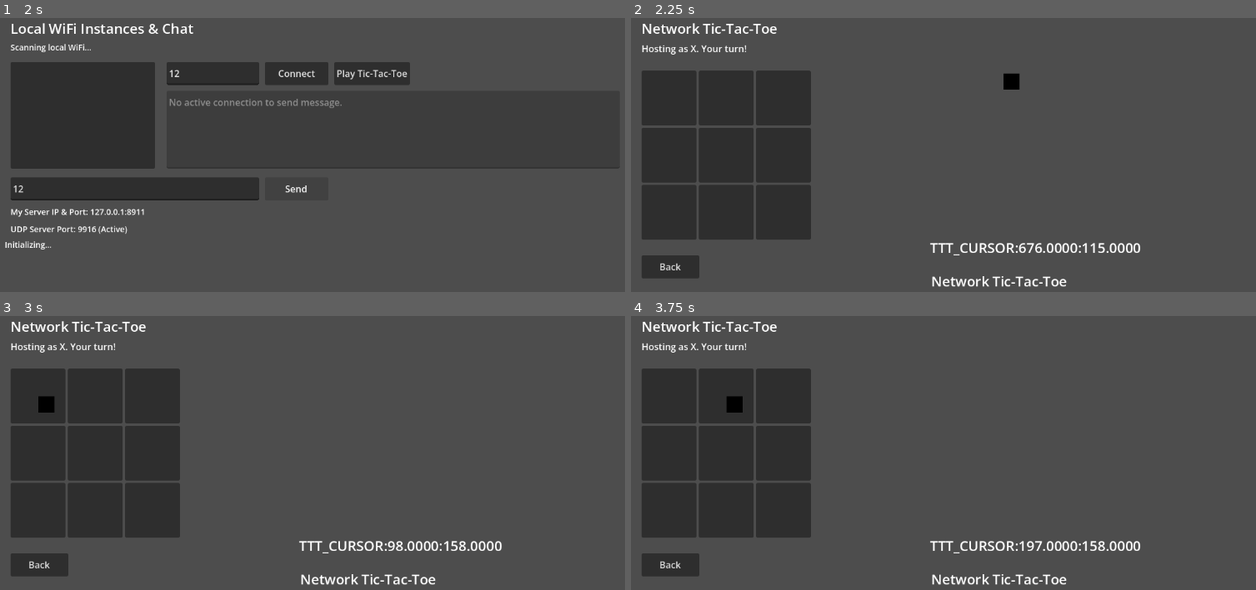
Above: before the commit, frames 1-4 (two rows, left to right).
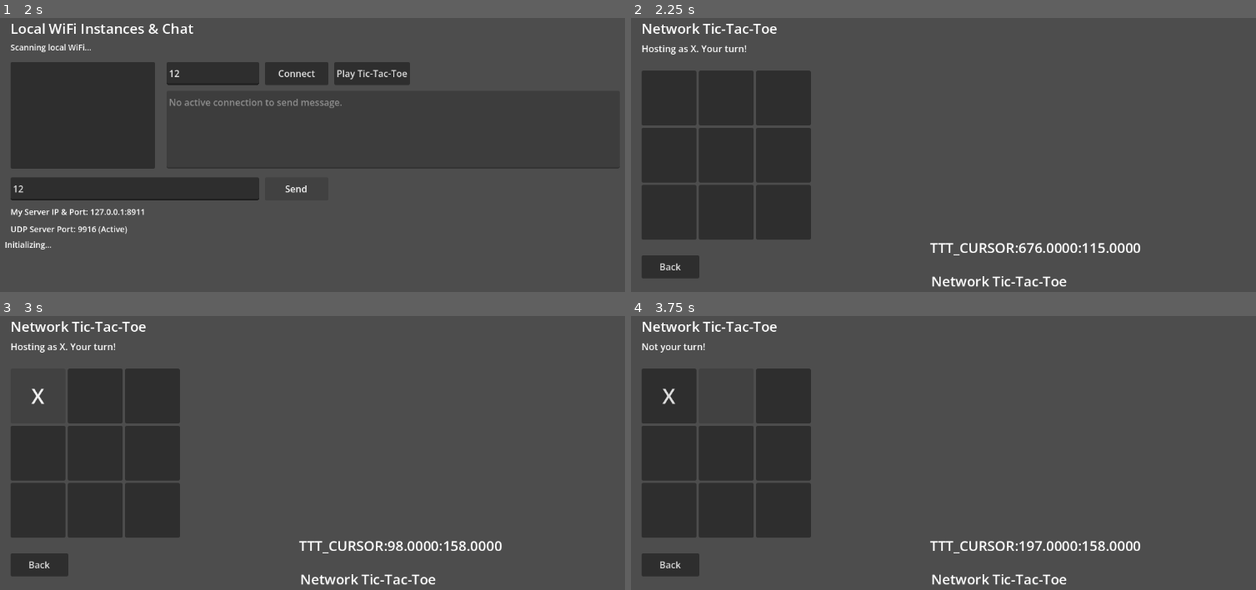
Above: after the commit, the same moments.

Repository: russjohnson09/godot-chess
Game: Godot game, scene res://wifi_scanner.tscn
The game is run twice, just before and just after one commit, with the same random seed, the same clock (stepped at 60 frames per second) and the same inputs.
Inputs (mouse positions are in pixels of both pictures, inside the frame that each line leads up to):
- Up to frame 1 (2 s): click (212, 72) at 0.52 s; type "12" at 0.6 s; click (137, 187) at 0.75 s; type "12" at 0.83 s; click "Send" at 1.25 s
- Up to frame 2 (2.25 s): click "Play Tic-Tac-Toe" at 2 s
- Up to frame 3 (3 s): click (37, 395) at 2.75 s
- Up to frame 4 (3.75 s): click (724, 395) at 3.5 s

Frame 1 is identical in both runs. In frame 2, 0.1% of the frame differs, in the area x 59-63%, y 20-27%; in frame 3, 0.2%; in frame 4, 0.4%, in the area x 2-19%, y 9-36%.

Commit message:
updates

Diff:
--- a/godot-chess/godot-chess/network_manager.gd
+++ b/godot-chess/godot-chess/network_manager.gd
@@ -79,7 +79,6 @@
 		var ip = udp_server.get_packet_ip()
 		var pkt_str = pkt.get_string_from_utf8()
 		var peer_port = PORT_TCP
-		print("udp receieved ", pkt_str, " ",  ip,  " ", _is_local_ip(ip, peer_port))
 		if pkt_str.begins_with("GODOT_CHESS_PEER"):
 			var parts = pkt_str.split(":")
 			if parts.size() == 2:
@@ -196,12 +195,13 @@
 		is_client_connected = true
 
 func log_message(text: String) -> void:
-	chat_messages.append(text)
-	if chat_messages.size() > 100:
-		chat_messages.pop_front()
-	var current_scene = Engine.get_main_loop().current_scene
-	if current_scene and current_scene.has_method("on_network_log"):
-		current_scene.on_network_log(text)
+	pass
+	#chat_messages.append(text)
+	#if chat_messages.size() > 100:
+		#chat_messages.pop_front()
+	#var current_scene = Engine.get_main_loop().current_scene
+	#if current_scene and current_scene.has_method("on_network_log"):
+		#current_scene.on_network_log(text)
 
 func handle_incoming_message(msg: String) -> void:
 	log_message(msg)
--- a/godot-chess/godot-chess/tictactoe.gd
+++ b/godot-chess/godot-chess/tictactoe.gd
@@ -6,7 +6,7 @@
 var game_active = false
 
 var opponent_cursor_sprite: Sprite2D = null
-var debug_black_square: ColorRect = null
+#var debug_black_square: ColorRect = null
 var cursor_send_timer := 0.0
 
 @onready var status_label: Label = $StatusLabel
@@ -64,12 +64,12 @@
 		add_child(opponent_cursor_sprite)
 
 	# Instantiate debug black square
-	debug_black_square = ColorRect.new()
-	debug_black_square.size = Vector2(8, 8)
-	debug_black_square.size = Vector2(28, 28)
-	debug_black_square.color = Color(0, 0, 0, 1)
-	debug_black_square.visible = false
-	add_child(debug_black_square)
+	#debug_black_square = ColorRect.new()
+	#debug_black_square.size = Vector2(8, 8)
+	#debug_black_square.size = Vector2(28, 28)
+	#debug_black_square.color = Color(0, 0, 0, 1)
+	#debug_black_square.visible = false
+	#add_child(debug_black_square)
 
 func _process(delta: float) -> void:
 	if not game_active:
@@ -79,9 +79,9 @@
 		cursor_send_timer = 0.0
 		var norm_pos = get_normalized_mouse_position()
 		$MousePos.text = str(norm_pos)
-		if debug_black_square:
-			debug_black_square.position = norm_pos
-			debug_black_square.visible = true
+		#if debug_black_square:
+			#debug_black_square.position = norm_pos
+			#debug_black_square.visible = true
 		var msg = "TTT_CURSOR:%.4f:%.4f" % [norm_pos.x, norm_pos.y]
 
 		$MousePos.text = msg
